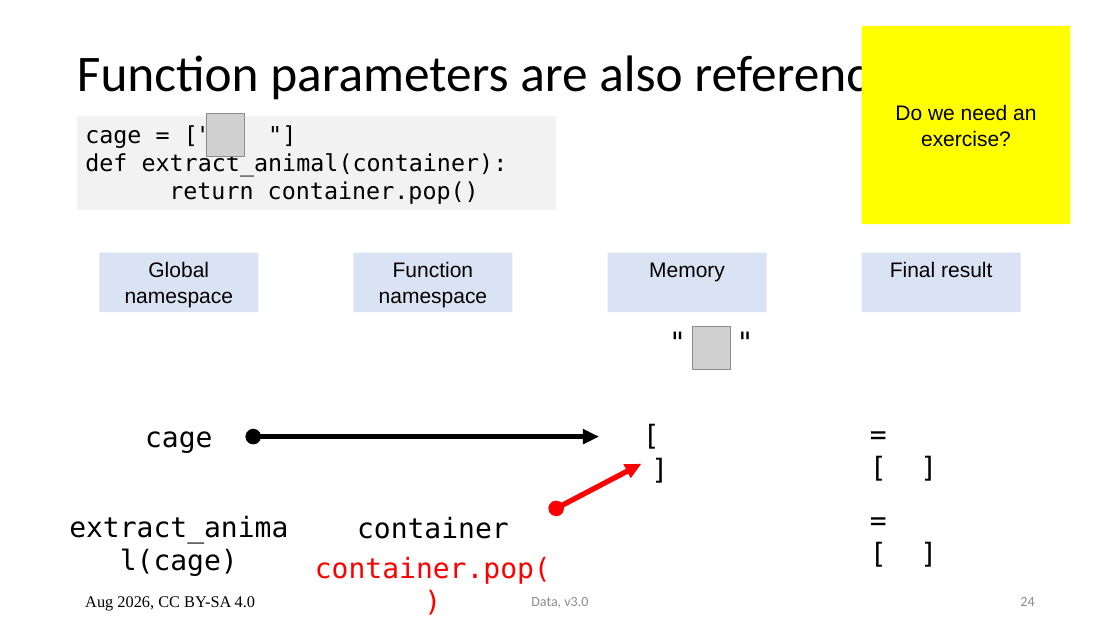
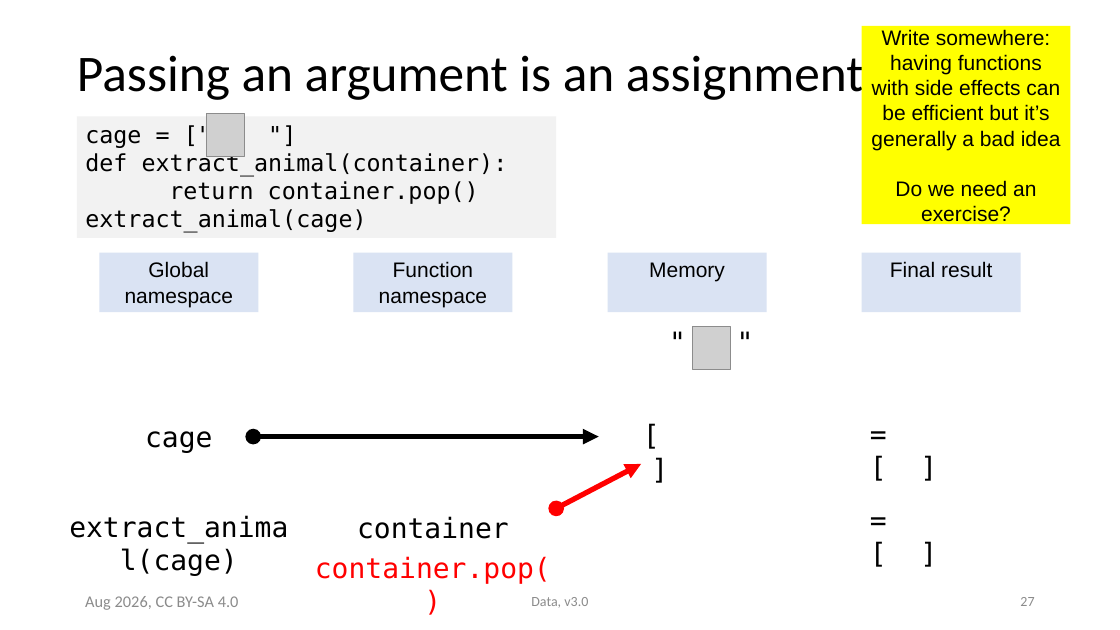
Before and after one commit to ASPP/data_class, a slide deck: slide 27 of numpy.pptx (slide 24 before the commit). Drawn at 1120x630 pixels with LibreOffice and Linux fonts; fonts in the diff are those of the drawing; grey boxes stand for pictures. Boxes give left, top, right and bottom in pixels: in the first picture for what was removed or moved away, otherwise in the second. Text is boxed around its words. In the diff, an @@ line names an element or a change of style, - is before the commit and + after.

Commit message:
Move the slides about argument passing after the discussion about views

```diff
--- a/numpy.pptx
+++ b/numpy.pptx
@@ text in rectangle at bbox=[871, 29, 1061, 150]: paragraph added @@
+Write somewhere: having functions with side effects can be efficient but it’s generally a bad idea
@@ title at bbox=[77, 49, 864, 104]: text changed @@
-Function parameters are also references
+Passing an argument is an assignment
@@ rectangle "cage = [" "]": place and size @@
-rectangle "cage = [" "]" at bbox=[77, 117, 557, 210]
+rectangle "cage = [" "]" at bbox=[77, 117, 557, 239]
@@ text in rectangle at bbox=[85, 209, 366, 233]: paragraph added @@
+extract_animal(cage)
@@ text "Aug 2026, CC BY-SA 4.0" at bbox=[85, 596, 239, 610]: font Times New Roman to Calibri, text colour #000000 to #8B8B8B @@
@@ page number at bbox=[1020, 597, 1034, 606]: text changed @@
-24
+27
```
Also in this commit, not shown: 9 other slides changed.
